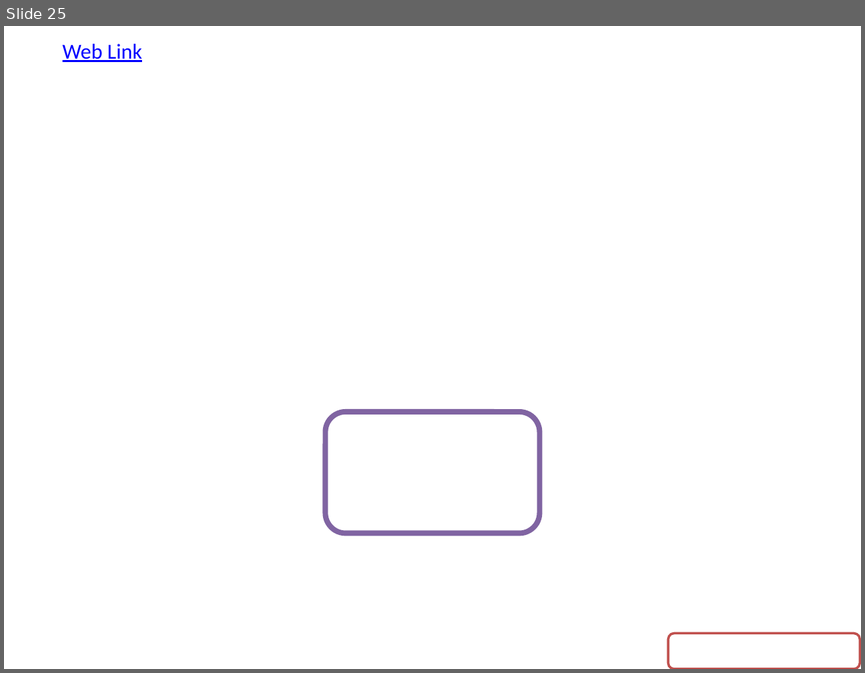
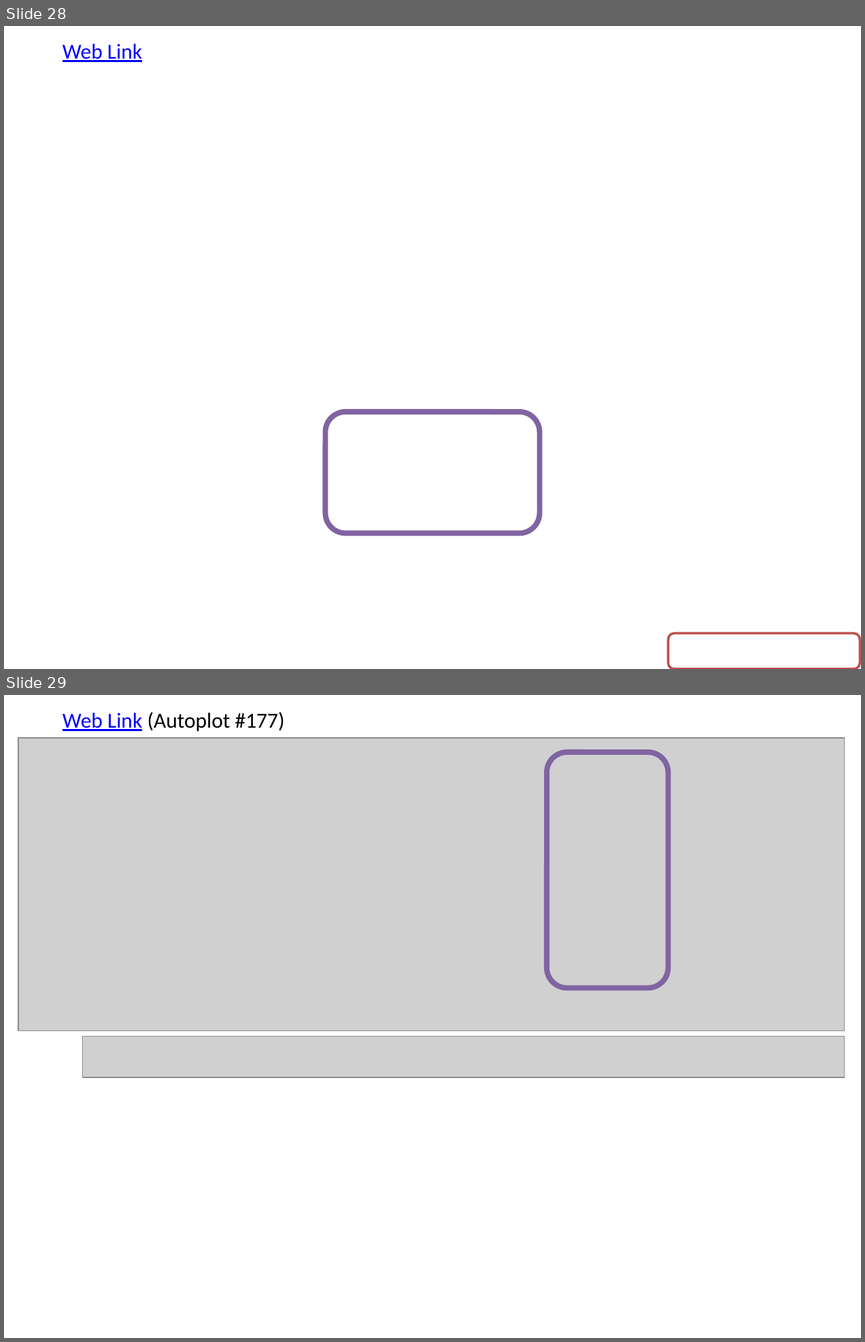
Before and after one commit to akrherz/akrherz, a slide deck: presentations/180301_seiara/herzmann_seiara.pptx. Shown one above the other, each under a label of ours: slide 25 before the commit, slides 28 and 29 after it. The pictures are 865x673 and 865x1342 pixels, drawn with LibreOffice and Linux fonts; fonts in the diff are those of the drawing; grey boxes stand for pictures; background and template pictures are left out. Boxes give left, top, right and bottom in pixels: in the first picture for what was removed or moved away, otherwise in the second. Text is boxed around its words. In the diff, an @@ line names an element or a change of style, - is before the commit and + after.

```diff
--- a/presentations/180301_seiara/herzmann_seiara.pptx
+++ b/presentations/180301_seiara/herzmann_seiara.pptx
@@ slide 29 added at [4,695,861,1338], background #FFFFFF @@
@@ text added at [62,712,285,731], 18 pt, text #000000 @@
+Web Link (Autoplot #177)
@@ picture added at [18,738,844,1031] @@
@@ rounded rectangle added at [547,752,668,988], outline #8064A2 4.5 pt @@
@@ picture added at [83,1036,844,1077] @@
@@ what was slide 25 is now slide 28 @@
```
Also in this commit, not shown: 5 slides changed, 12 other slides added, 12 other files.
